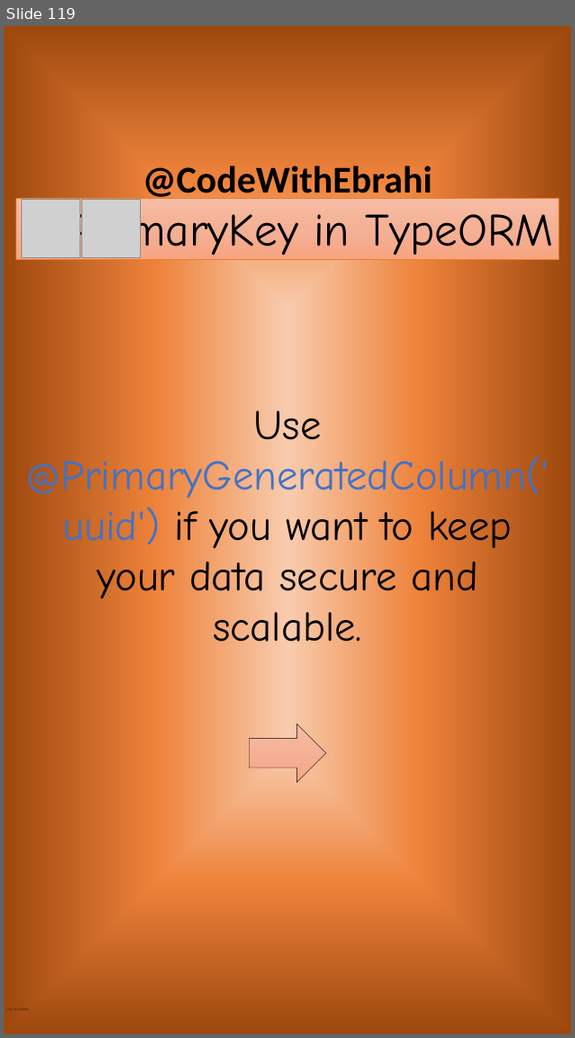
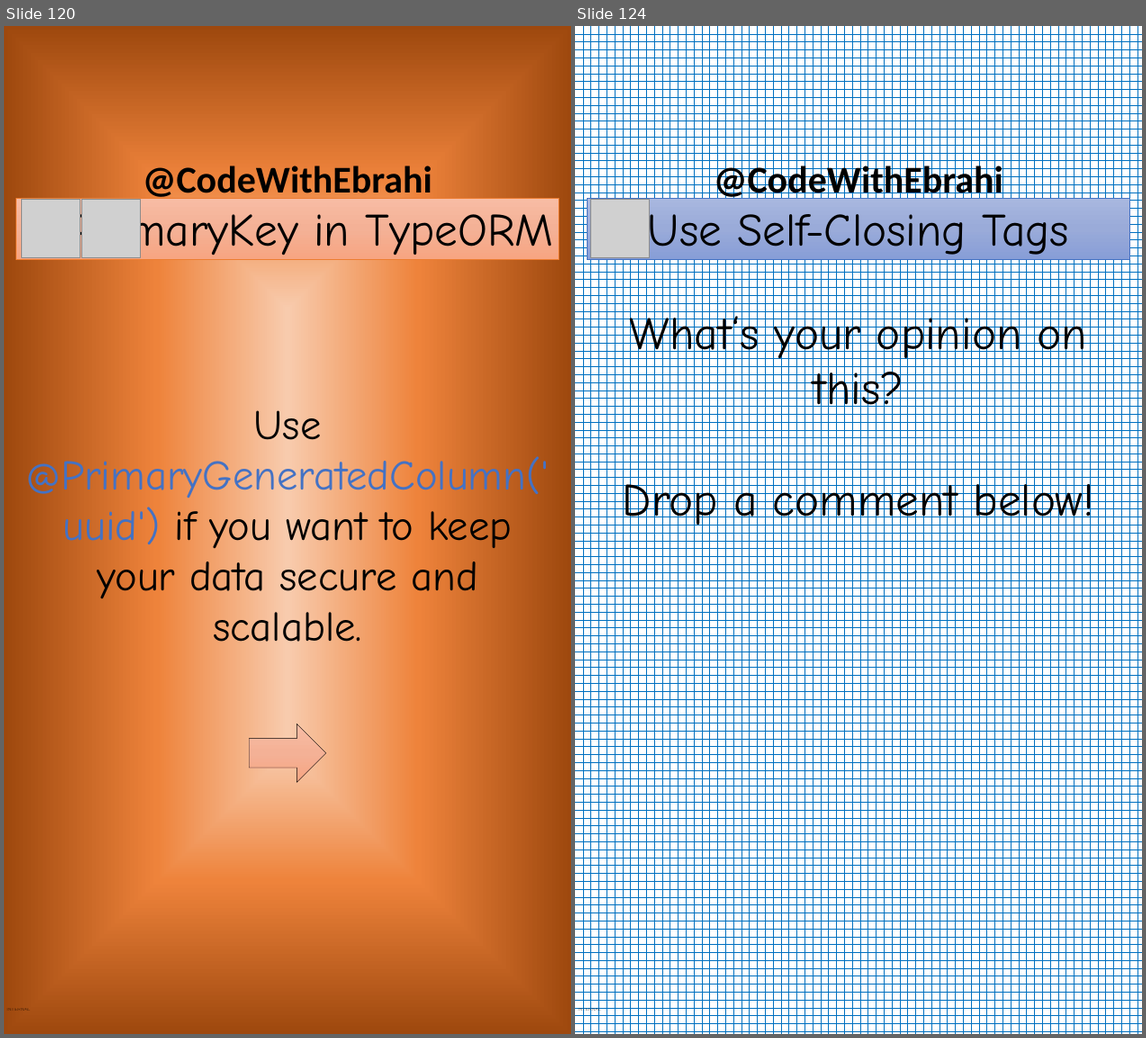
Before and after one commit to ebrahimsalehi1/python_codes, a slide deck: assets/images.pptx. Shown side by side, each under a label of ours: slide 119 before the commit, slides 120 and 124 after it; the slides between them are not shown. The pictures are 575x1038 and 1146x1038 pixels, drawn with LibreOffice and Linux fonts; fonts in the diff are those of the drawing; grey boxes stand for pictures; background and template pictures are left out. Boxes give left, top, right and bottom in pixels: in the first picture for what was removed or moved away, otherwise in the second. Text is boxed around its words. In the diff, an @@ line names an element or a change of style, - is before the commit and + after.

```diff
--- a/assets/images.pptx
+++ b/assets/images.pptx
@@ slide 124 added at [575,26,1142,1034], background pattern #0070C0 on #FFFFFF; not listed: 2 template elements that a slide beside it also shows @@
@@ rectangle added at [587,198,1129,259], fill gradient #A8B7DF to #9AABD9 to #889ED7, outline #4472C4 0.5 pt, 66 pt, text #000000 @@
+Use Self-Closing Tags
@@ picture added at [590,199,649,257] @@
@@ text added at [623,309,1094,530], 66 pt, text #000000 @@
+What‘s your opinion on this?
+Drop a comment below!
@@ what was slide 119 is now slide 120 @@
```
Also in this commit, not shown: 3 other slides added, 2 other files.
